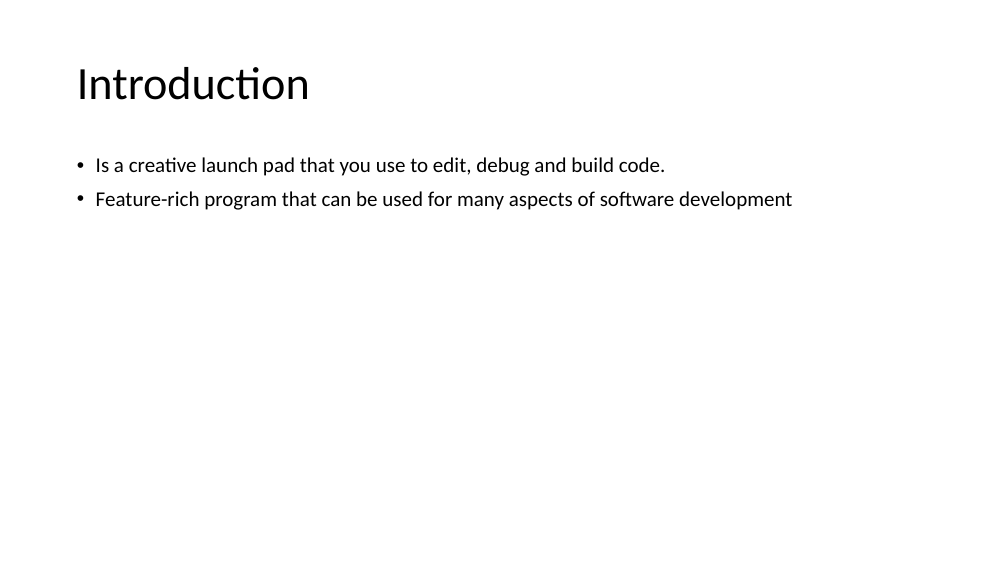
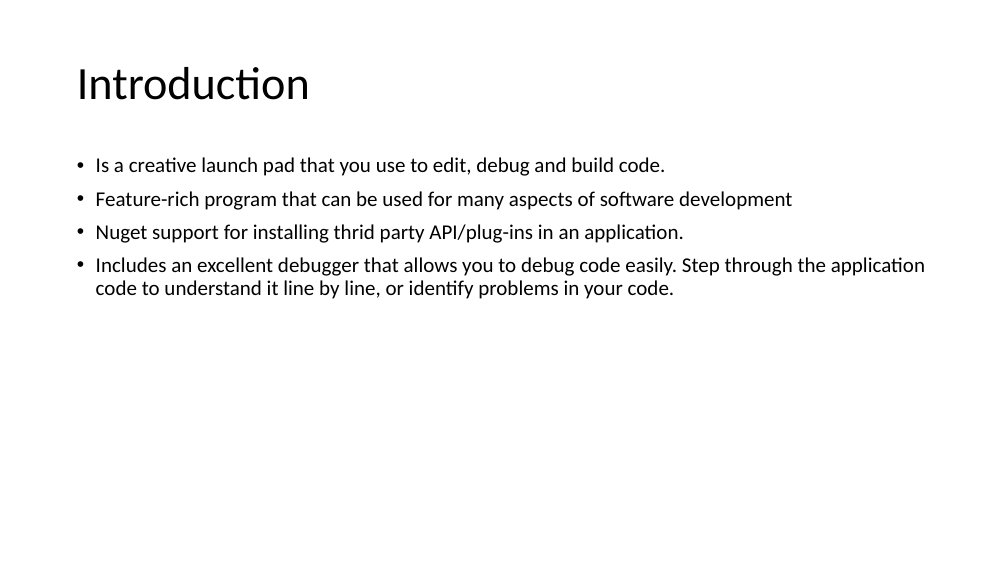
Before and after one commit to karenpayneoregon/VisualStudioEducation, a slide deck: slide 2 of PowerPoint/Working with Visual Studio.pptx. Drawn at 1008x567 pixels with LibreOffice and Linux fonts; fonts in the diff are those of the drawing. Boxes give left, top, right and bottom in pixels: in the first picture for what was removed or moved away, otherwise in the second. Text is boxed around its words. In the diff, an @@ line names an element or a change of style, - is before the commit and + after.

```diff
--- a/PowerPoint/Working with Visual Studio.pptx
+++ b/PowerPoint/Working with Visual Studio.pptx
@@ text at <box>96,224,925,299</box>: paragraphs added @@
+• Nuget support for installing thrid party API/plug-ins in an application.
+• Includes an excellent debugger that allows you to debug code easily. Step through the application code to understand it line by line, or identify problems in your code.
```
Also in this commit, not shown: 2 other slides changed, 30 other files.
